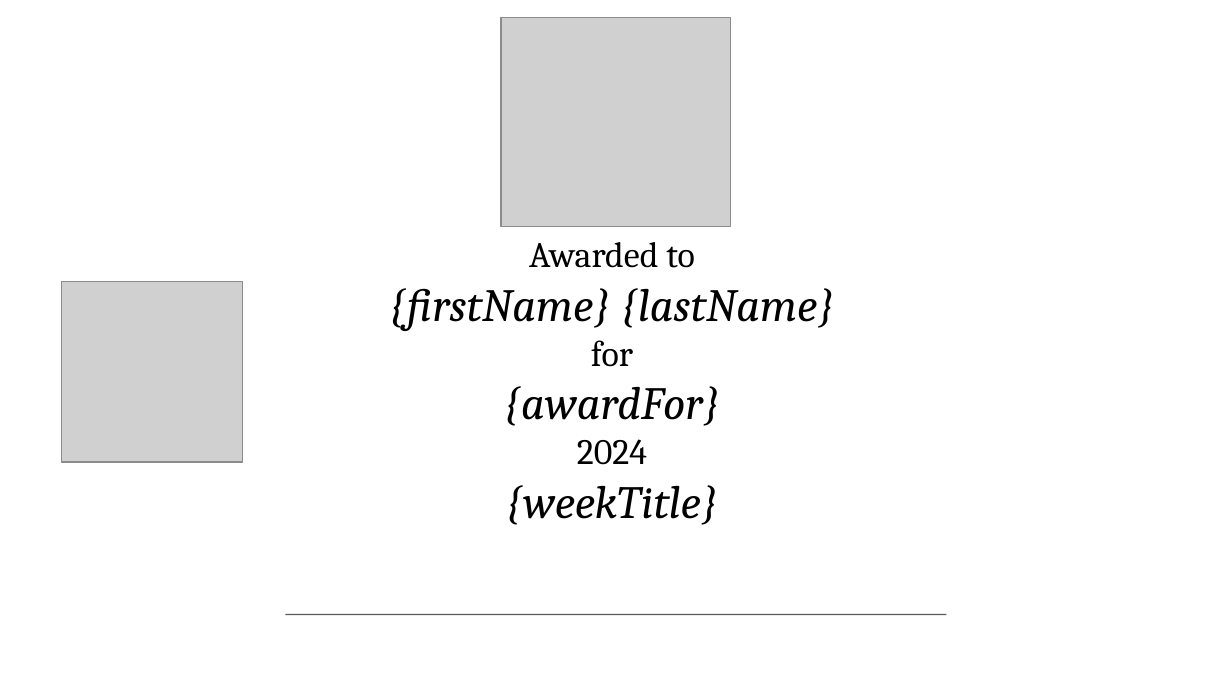
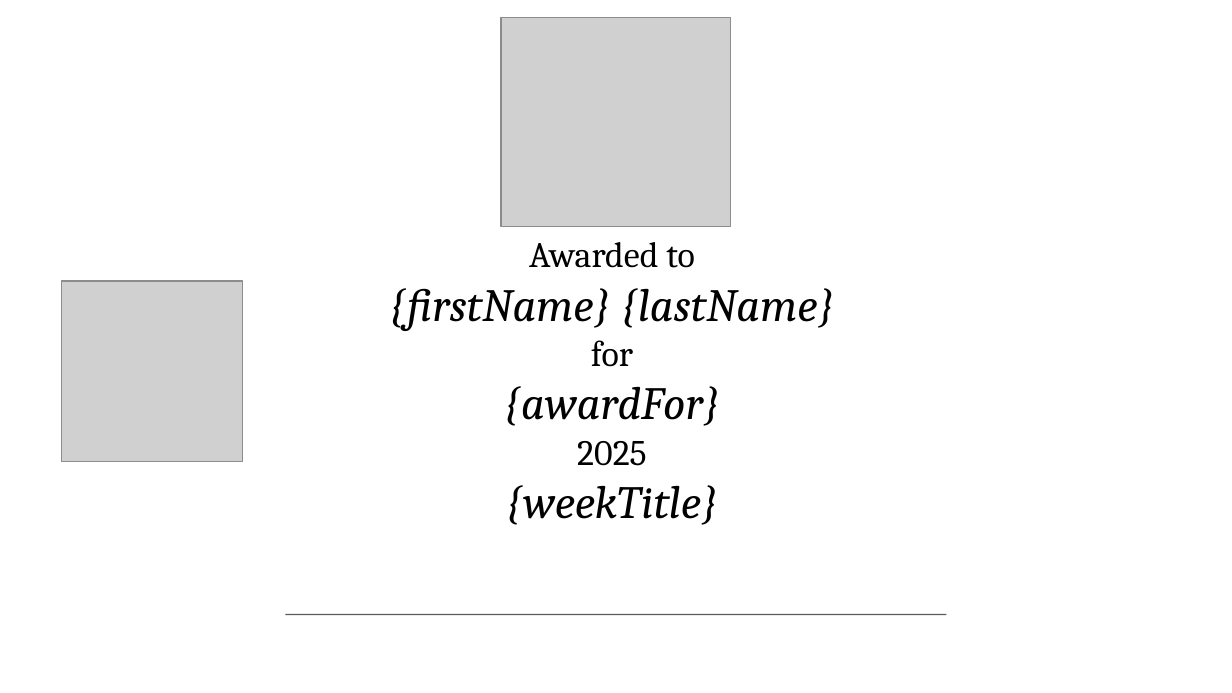
Before and after one commit to Knapptr/boynton, a slide deck: slide 1 of templates/genericAward_template.pptx. Drawn at 1232x693 pixels with LibreOffice and Linux fonts; fonts in the diff are those of the drawing; grey boxes stand for pictures. Boxes give left, top, right and bottom in pixels: in the first picture for what was removed or moved away, otherwise in the second. Text is boxed around its words. In the diff, an @@ line names an element or a change of style, - is before the commit and + after.

Commit message:
updates 2025 awards

```diff
--- a/templates/genericAward_template.pptx
+++ b/templates/genericAward_template.pptx
@@ text at [577, 441, 647, 466]: text changed @@
-2024
+2025
```
